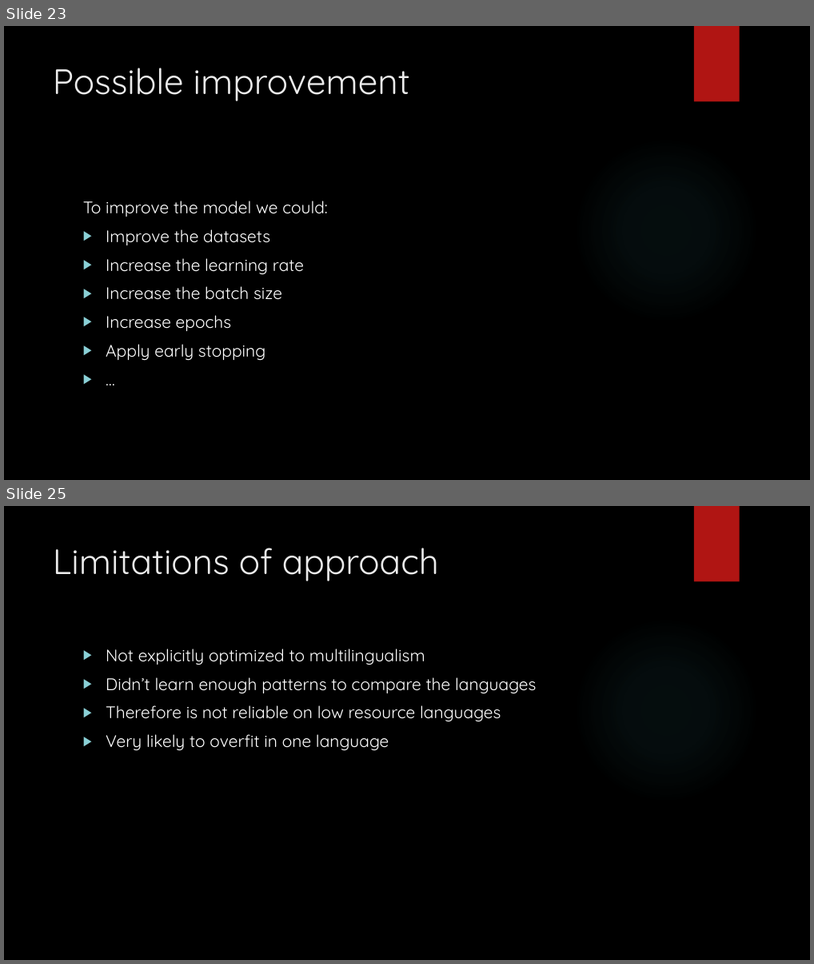
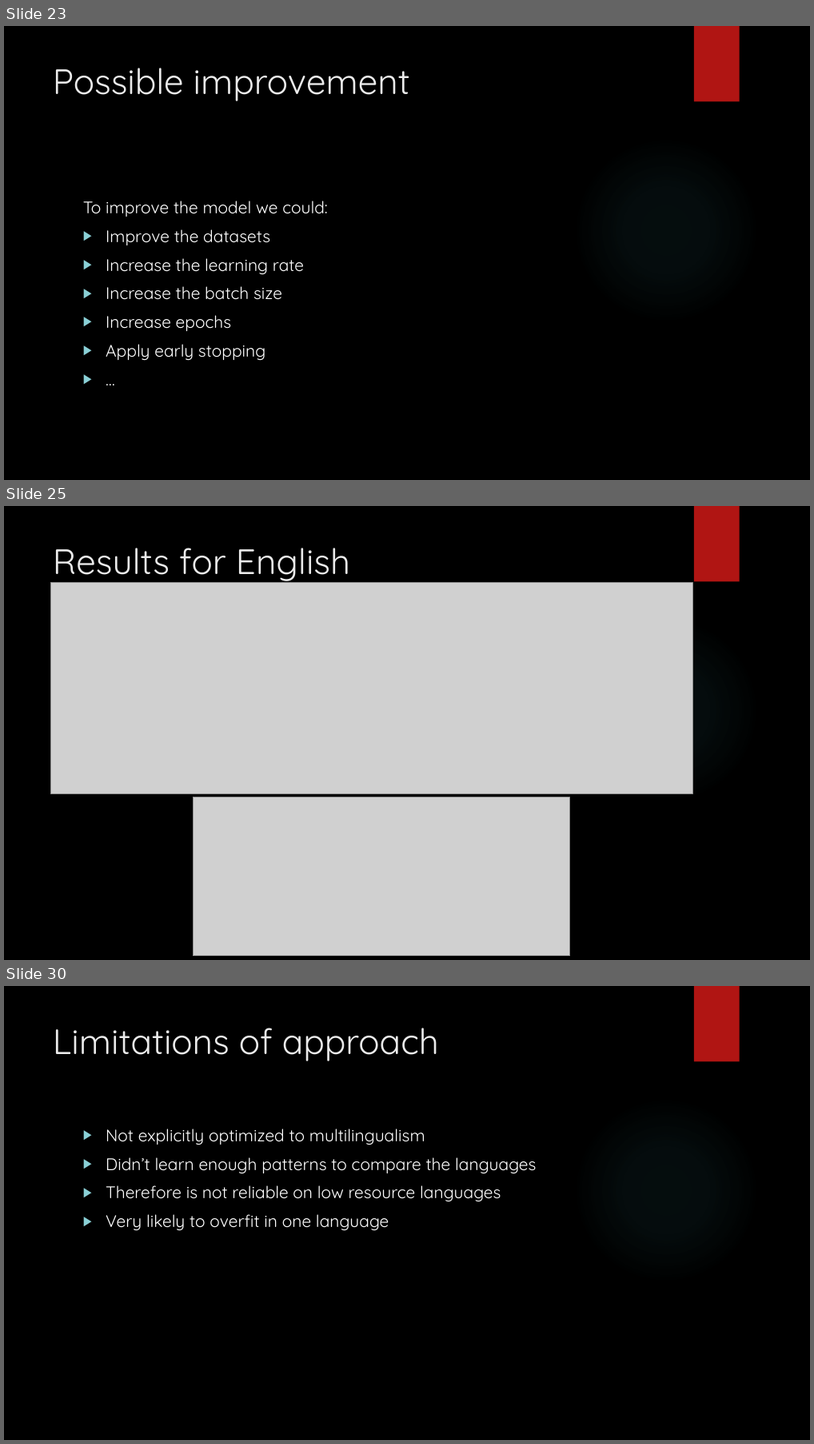
Before and after one commit to Beabir/TaskModule4_MNER, a slide deck: CAS NLP Module 4_jd_bb.pptx. Shown one above the other, each under a label of ours: slides 23 and 25 before the commit, slides 23, 25 and 30 after it; the slides between them are not shown. The pictures are 814x964 and 814x1444 pixels, drawn with LibreOffice and Linux fonts; fonts in the diff are those of the drawing; grey boxes stand for pictures; background and template pictures are left out. Boxes give left, top, right and bottom in pixels: in the first picture for what was removed or moved away, otherwise in the second. Text is boxed around its words. In the diff, an @@ line names an element or a change of style, - is before the commit and + after.

```diff
--- a/CAS NLP Module 4_jd_bb.pptx
+++ b/CAS NLP Module 4_jd_bb.pptx
@@ slide 25 added at <box>4,506,810,960</box>, background picture (left out); not listed: 2 template elements that a slide beside it also shows @@
@@ title added at <box>53,548,350,584</box>, 42 pt, text #EBEBEB @@
+Results for English
@@ picture added at <box>50,582,693,793</box> @@
@@ picture added at <box>193,797,570,956</box> @@
@@ what was slide 25 is now slide 30 @@
```
Also in this commit, not shown: 3 slides changed, 4 other slides added, 1 other file.
